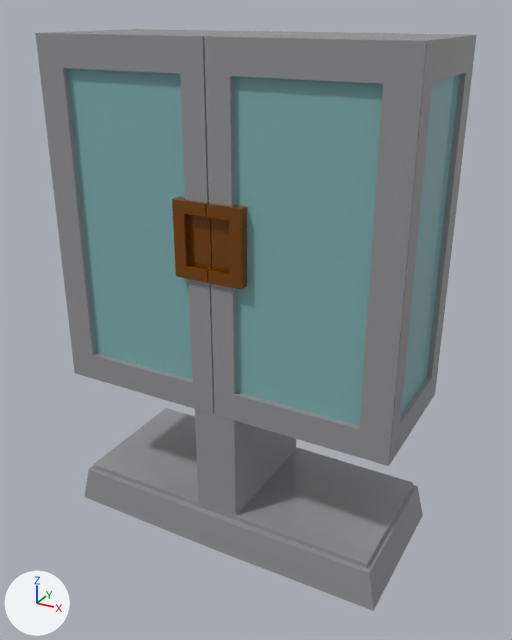
The FBX model Will found free models/Locker2/Locker2.FBX: old version first, new version second.
Both versions are drawn from a 50 mm camera at (0.114, -0.202, 0.184) aimed at (0.003, -0.001, 0.084). The axes (+X, +Y, +Z) are drawn at lower left. The lights are the same throughout. Where no turn or scale is listed for an object, it has been applied to the vertices.

Names of what the first picture shows: 'GSC_Fitzg0', 'GSC_Fitzg2', 'GSC_Fitzg3'.
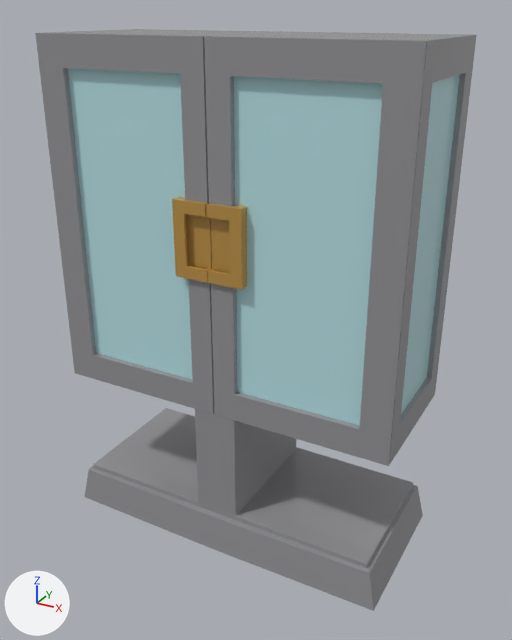
The newer file is also turned or shifted as a whole; pictures and numbers use the older file's frame.

The change, as a list of edits to the scene's bpy script:
```text
Add mat_default:
    mat_default = principled_material('Default')
    mat_default.base_color = (0.5, 0.282, 0.064)  # orange #bc9148
    mat_default.roughness = 0.118
Add mat_material__13:
    mat_material__13 = principled_material('Material #13')
    mat_material__13.base_color = (0.48, 0.763, 0.8)  # cyan #b8e2e7
    mat_material__13.roughness = 0.0
Change me_mesh:
    where me_mesh.from_pydata(...)  # 112 vertices, 228 faces; spans x -124.0..120.0, y 1055.0..1306.0, z 2.0..37.0
    remove me_mesh.materials.append(mat_gs_silver_leaf)  # brown #764000
    add me_mesh.materials.append(mat_default)  # orange #bc9148
Change me_mesh_002:
    where me_mesh_002.from_pydata(...)  # 128 vertices, 204 faces; spans x -0.0908..0.0304, y -0.0005..0.0431, z 0.0671..0.1671
    remove me_mesh_002.materials.append(mat_glass)  # cyan #81b2b4
    add me_mesh_002.materials.append(mat_material__13)  # cyan #b8e2e7
```

What differs and where, as boxes [x1, y1, x2, y2] in the pictures (512 x 640 px):
'GSC_Fitzg2', recoloured
    both: [68, 68, 460, 425]
'GSC_Fitzg0', recoloured
    both: [172, 197, 247, 290]
